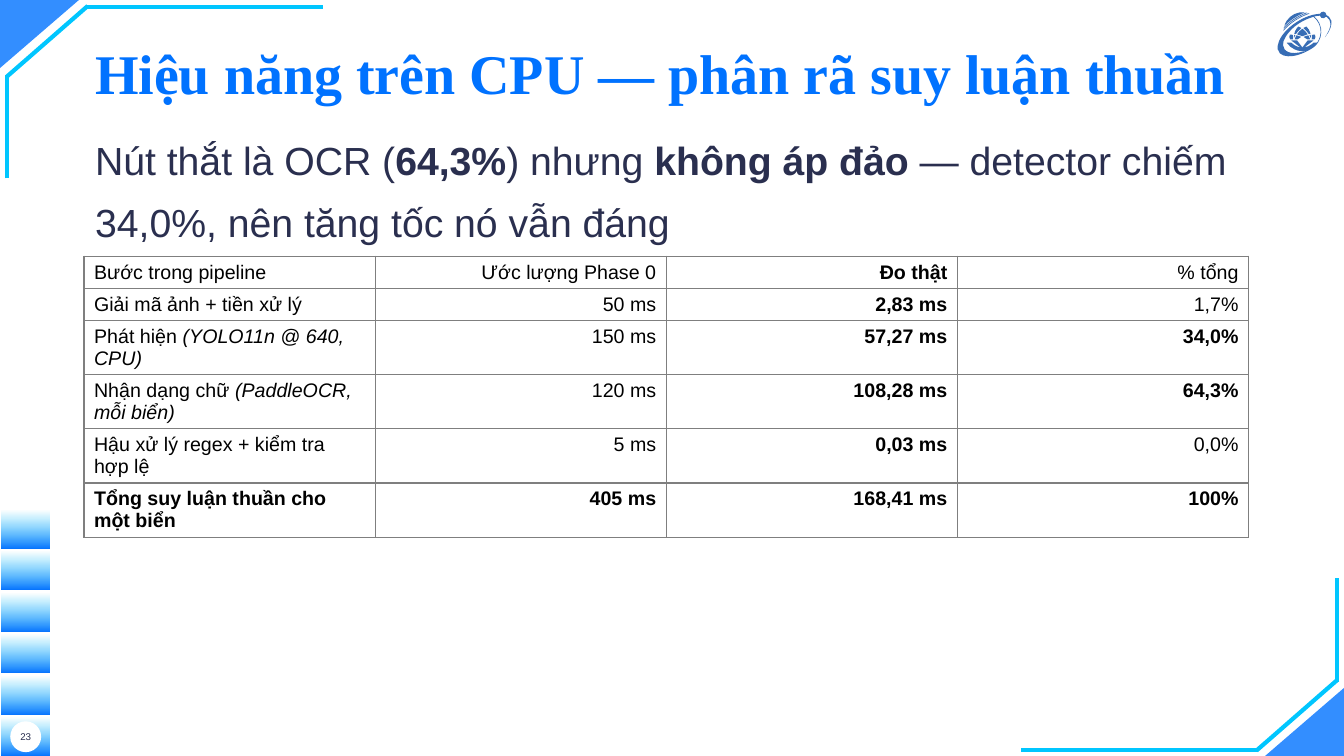
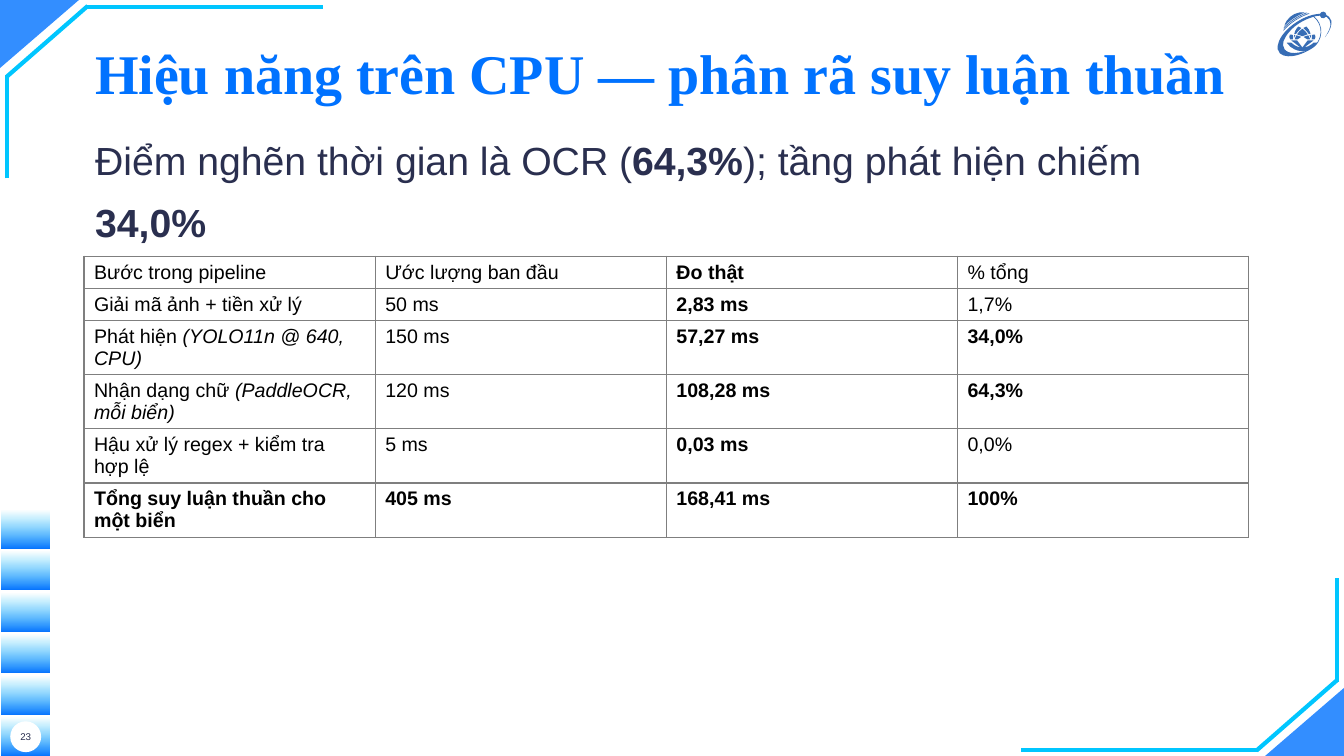
Before and after one commit to hieunguyen2604/alpr-do-an-mon-hoc, a slide deck: slide 23 of docs/slides/slides.pptx. Drawn at 1344x756 pixels with LibreOffice and Linux fonts; fonts in the diff are those of the drawing; background and template pictures are left out. Boxes give left, top, right and bottom in pixels: in the first picture for what was removed or moved away, otherwise in the second. Text is boxed around its words. In the diff, an @@ line names an element or a change of style, - is before the commit and + after.

```diff
--- a/docs/slides/slides.pptx
+++ b/docs/slides/slides.pptx
@@ text at box(95, 144, 1141, 243): text changed @@
-Nút thắt là OCR (64,3%) nhưng không áp đảo — detector chiếm 34,0%, nên tăng tốc nó vẫn đáng
+Điểm nghẽn thời gian là OCR (64,3%); tầng phát hiện chiếm 34,0%
@@ table at box(84, 256, 1249, 681) @@
-row 1, column 2: Ước lượng Phase 0
+row 1, column 2: Ước lượng ban đầu
@@ alignment right to left @@
```
Also in this commit, not shown: 14 other slides changed, 3 other files.
